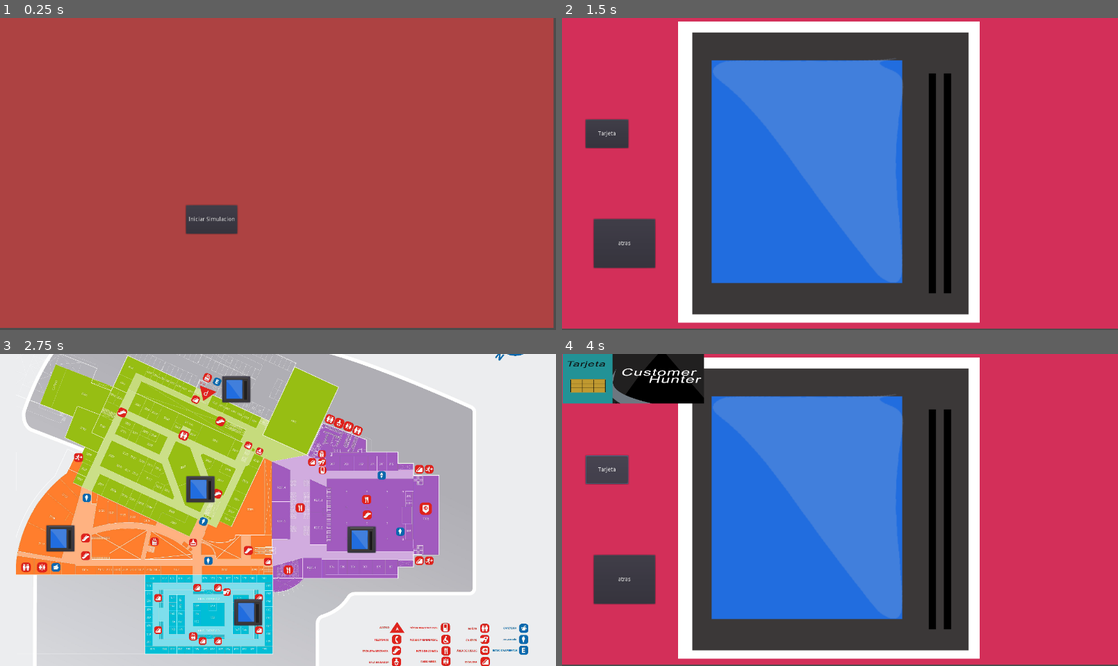
Above: before the commit, frames 1-4 (two rows, left to right).
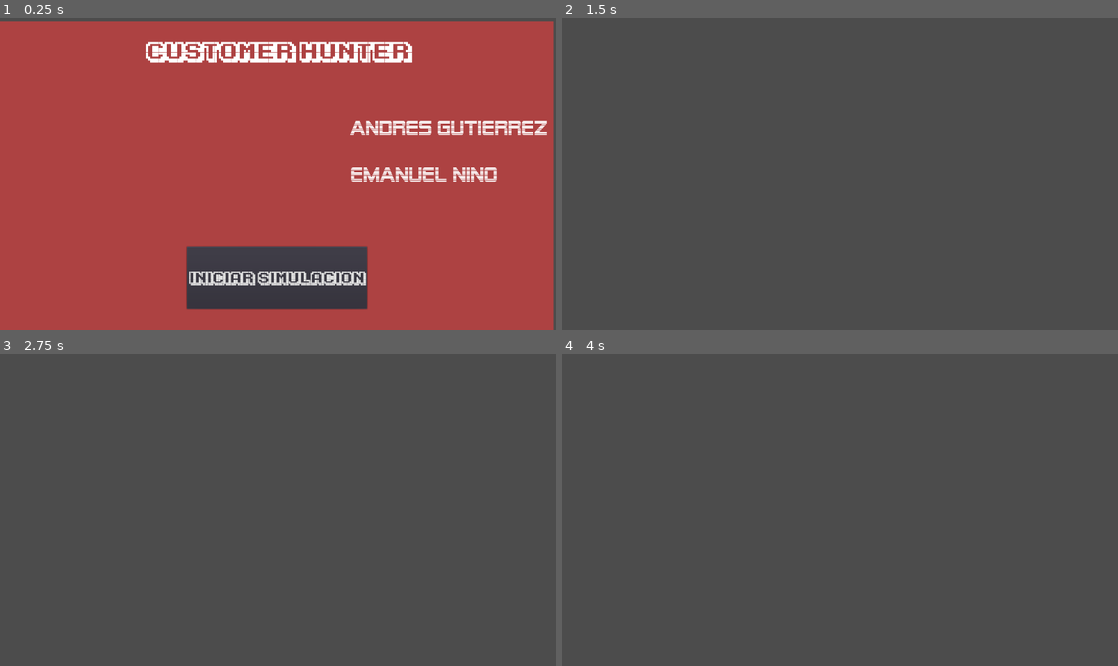
Above: after the commit, the same moments.

Repository: andrsGutirrz/IoT_CustomerHunter
Game: Godot game, scene res://Home.tscn
The game is run twice, just before and just after one commit, with the same random seed, the same clock (stepped at 60 frames per second) and the same inputs.
Inputs (mouse positions are in pixels of both pictures, inside the frame that each line leads up to):
- Up to frame 1 (0.25 s): no input
- Up to frame 2 (1.5 s): click "Iniciar Simulacion" at 0.5 s; click (762, 152) at 1.25 s
- Up to frame 3 (2.75 s): click (61, 578) at 2 s, where only the run before the commit has a clickable "atras"
- Up to frame 4 (4 s): click (623, 538) at 2.77 s; click (606, 469) at 3.5 s, where only the run before the commit has a clickable "Tarjeta"

The runs differ from the first frame. In frame 1, 13% of the frame differs, in the area x 0-100%, y 0-100%; in frame 2, 79%; in frame 3, 99%; in frame 4, 79%.

Commit message:
tratar de mover

Diff:
--- a/Home.tscn
+++ b/Home.tscn
@@ -1,6 +1,32 @@
-[gd_scene load_steps=2 format=2]
+[gd_scene load_steps=7 format=2]
 
 [ext_resource path="res://Home.gd" type="Script" id=1]
+[ext_resource path="res://Fuentes/ka1.ttf" type="DynamicFontData" id=2]
+[ext_resource path="res://Fuentes/Alien-Encounters-Regular.ttf" type="DynamicFontData" id=3]
+
+[sub_resource type="DynamicFont" id=1]
+
+size = 34
+use_mipmaps = false
+use_filter = false
+font_data = ExtResource( 2 )
+_sections_unfolded = [ "Font", "Settings" ]
+
+[sub_resource type="DynamicFont" id=2]
+
+size = 52
+use_mipmaps = false
+use_filter = false
+font_data = ExtResource( 2 )
+_sections_unfolded = [ "Font", "Settings" ]
+
+[sub_resource type="DynamicFont" id=3]
+
+size = 50
+use_mipmaps = true
+use_filter = true
+font_data = ExtResource( 3 )
+_sections_unfolded = [ "Font", "Resource", "Settings" ]
 
 [node name="CanvasLayer" type="CanvasLayer"]
 
@@ -10,6 +36,10 @@
 scale = Vector2( 1, 1 )
 transform = Transform2D( 1, 0, 0, 1, 0, 0 )
 script = ExtResource( 1 )
+__meta__ = {
+"_edit_horizontal_guides_": [ 373.416 ],
+"_edit_vertical_guides_": [ 686.69 ]
+}
 
 [node name="ColorRect" type="ColorRect" parent="." index="0"]
 
@@ -17,10 +47,10 @@
 anchor_top = 0.0
 anchor_right = 0.0
 anchor_bottom = 0.0
+margin_top = 8.0
 margin_right = 1360.0
-margin_bottom = 763.0
+margin_bottom = 771.0
 rect_pivot_offset = Vector2( 0, 0 )
-rect_clip_content = false
 mouse_filter = 0
 mouse_default_cursor_shape = 0
 size_flags_horizontal = 1
@@ -33,17 +63,17 @@
 anchor_top = 0.0
 anchor_right = 0.0
 anchor_bottom = 0.0
-margin_left = 457.0
-margin_top = 461.0
-margin_right = 583.0
-margin_bottom = 531.0
+margin_left = 459.0
+margin_top = 563.0
+margin_right = 902.0
+margin_bottom = 716.0
 rect_pivot_offset = Vector2( 0, 0 )
-rect_clip_content = false
 focus_mode = 2
 mouse_filter = 0
 mouse_default_cursor_shape = 0
 size_flags_horizontal = 1
 size_flags_vertical = 1
+custom_fonts/font = SubResource( 1 )
 toggle_mode = false
 enabled_focus_mode = 2
 shortcut = null
@@ -51,5 +81,72 @@
 text = "Iniciar Simulacion"
 flat = false
 align = 1
+_sections_unfolded = [ "custom_fonts" ]
+
+[node name="Titulo" type="Label" parent="." index="2"]
+
+anchor_left = 0.0
+anchor_top = 0.0
+anchor_right = 0.0
+anchor_bottom = 0.0
+margin_left = 359.0
+margin_top = 52.0
+margin_right = 1007.0
+margin_bottom = 123.0
+rect_pivot_offset = Vector2( 0, 0 )
+mouse_filter = 2
+mouse_default_cursor_shape = 0
+size_flags_horizontal = 1
+size_flags_vertical = 4
+custom_fonts/font = SubResource( 2 )
+text = "Customer Hunter"
+percent_visible = 1.0
+lines_skipped = 0
+max_lines_visible = -1
+_sections_unfolded = [ "custom_fonts" ]
+
+[node name="Andres" type="Label" parent="." index="3"]
+
+anchor_left = 0.0
+anchor_top = 0.0
+anchor_right = 0.0
+anchor_bottom = 0.0
+margin_left = 860.0
+margin_top = 248.0
+margin_right = 1345.0
+margin_bottom = 303.0
+rect_pivot_offset = Vector2( 0, 0 )
+mouse_filter = 2
+mouse_default_cursor_shape = 0
+size_flags_horizontal = 1
+size_flags_vertical = 4
+custom_fonts/font = SubResource( 3 )
+text = "Andres Gutierrez"
+percent_visible = 1.0
+lines_skipped = 0
+max_lines_visible = -1
+_sections_unfolded = [ "custom_fonts" ]
+
+[node name="Ema" type="Label" parent="." index="4"]
+
+anchor_left = 0.0
+anchor_top = 0.0
+anchor_right = 0.0
+anchor_bottom = 0.0
+margin_left = 861.0
+margin_top = 363.0
+margin_right = 1346.0
+margin_bottom = 418.0
+rect_pivot_offset = Vector2( 0, 0 )
+mouse_filter = 2
+mouse_default_cursor_shape = 0
+size_flags_horizontal = 1
+size_flags_vertical = 4
+custom_fonts/font = SubResource( 3 )
+text = "Emanuel Nino"
+percent_visible = 1.0
+lines_skipped = 0
+max_lines_visible = -1
+_sections_unfolded = [ "custom_fonts" ]
 
 [connection signal="pressed" from="Button" to="." method="_on_Button_pressed"]
--- a/Hunter.tscn
+++ b/Hunter.tscn
@@ -1,84 +1,3 @@
-[gd_scene load_steps=4 format=2]
+[gd_scene format=2]
 
-[ext_resource path="res://Hunter.gd" type="Script" id=1]
-[ext_resource path="res://Images/lector.png" type="Texture" id=2]
-[ext_resource path="res://Tarjeta.tscn" type="PackedScene" id=3]
-
-[node name="ColorRect" type="ColorRect" index="0"]
-
-anchor_left = 0.0
-anchor_top = 0.0
-anchor_right = 0.0
-anchor_bottom = 0.0
-margin_right = 1370.0
-margin_bottom = 765.0
-rect_pivot_offset = Vector2( 0, 0 )
-rect_clip_content = false
-mouse_filter = 0
-mouse_default_cursor_shape = 0
-size_flags_horizontal = 1
-size_flags_vertical = 1
-color = Color( 0.828125, 0.184387, 0.350351, 1 )
-script = ExtResource( 1 )
-
-[node name="Sprite" type="Sprite" parent="." index="0"]
-
-position = Vector2( 655.085, 379.702 )
-scale = Vector2( 1.48211, 1.48211 )
-texture = ExtResource( 2 )
-
-[node name="Button" type="Button" parent="." index="1"]
-
-anchor_left = 0.0
-anchor_top = 0.0
-anchor_right = 0.0
-anchor_bottom = 0.0
-margin_left = 78.0
-margin_top = 495.0
-margin_right = 229.0
-margin_bottom = 615.0
-rect_pivot_offset = Vector2( 0, 0 )
-rect_clip_content = false
-focus_mode = 2
-mouse_filter = 0
-mouse_default_cursor_shape = 0
-size_flags_horizontal = 1
-size_flags_vertical = 1
-toggle_mode = false
-enabled_focus_mode = 2
-shortcut = null
-group = null
-text = "atras"
-flat = false
-align = 1
-
-[node name="tarjeta" parent="." index="2" instance=ExtResource( 3 )]
-
-[node name="btnTarjeta" type="Button" parent="." index="3"]
-
-anchor_left = 0.0
-anchor_top = 0.0
-anchor_right = 0.0
-anchor_bottom = 0.0
-margin_left = 58.0
-margin_top = 250.0
-margin_right = 163.0
-margin_bottom = 320.0
-rect_pivot_offset = Vector2( 0, 0 )
-rect_clip_content = false
-focus_mode = 2
-mouse_filter = 0
-mouse_default_cursor_shape = 0
-size_flags_horizontal = 1
-size_flags_vertical = 1
-toggle_mode = false
-enabled_focus_mode = 2
-shortcut = null
-group = null
-text = "Tarjeta"
-flat = false
-align = 1
-
-[connection signal="pressed" from="Button" to="." method="_on_Button_pressed"]
-
-[connection signal="pressed" from="btnTarjeta" to="." method="_on_btnTarjeta_pressed"]
+[node name="Node2D" type="Node2D"]
--- /dev/null
+++ b/KinematicBody2D.gd
@@ -0,0 +1,20 @@
+extends KinematicBody2D
+
+const speed = 100
+
+func _ready():
+	set_fixed_process(true)
+
+
+func _fixed_process(delta):
+	var direction = Vector2(0,0)
+	if ( Input.is_action_pressed("ui_up") ):
+		direction += Vector2(0,-1)
+	if ( Input.is_action_pressed("ui_down") ):
+		direction += Vector2(0,1)
+	if ( Input.is_action_pressed("ui_left") ):
+		direction += Vector2(-1,0)
+	if ( Input.is_action_pressed("ui_right") ):
+		direction += Vector2(1,0)
+
+	move( direction * speed * delta)
--- /dev/null
+++ b/Movimiento.tscn
@@ -0,0 +1,29 @@
+[gd_scene load_steps=3 format=2]
+
+[ext_resource path="res://KinematicBody2D.gd" type="Script" id=1]
+[ext_resource path="res://Images/TimmyBody.png" type="Texture" id=2]
+
+[node name="Node" type="Node" index="0"]
+
+[node name="Persona" type="KinematicBody2D" parent="." index="0"]
+
+position = Vector2( 593.95, 318.285 )
+input_pickable = false
+collision_layer = 1
+collision_mask = 1
+collision/safe_margin = 0.08
+script = ExtResource( 1 )
+__meta__ = {
+"_edit_group_": true
+}
+
+[node name="Sprite" type="Sprite" parent="Persona" index="0"]
+
+position = Vector2( 9.45203, -12.2814 )
+scale = Vector2( 0.214378, 0.200333 )
+texture = ExtResource( 2 )
+
+[node name="CollisionPolygon2D" type="CollisionPolygon2D" parent="Persona" index="1"]
+
+build_mode = 0
+polygon = PoolVector2Array( -33.2795, -27.3577, -20.9658, -69.4624, -15.8021, -71.4484, -14.6105, -64.6958, -13.816, -60.7237, -1.89954, -64.6958, 13.1946, -69.0652, 19.55, -69.0652, 14.3862, -63.9014, 23.1249, -63.5042, 33.4525, -63.1069, 45.7661, -60.3264, 56.491, -49.6017, 59.2714, -42.4518, 60.8603, -34.9047, 49.7383, -39.2741, 44.5745, -40.0685, 43.3828, -33.3159, 50.1355, -21.0022, 44.5745, -9.48303, 40.9996, -0.347076, 25.111, 8.39163, 15.9751, 13.9526, 10.8113, 15.9387, 12.0029, 29.444, 13.5918, 40.1688, 15.5779, 43.7437, 12.7974, 46.9214, 3.66138, 46.127, -2.29675, 46.127, -9.44666, 44.1409, -6.26892, 37.7855, -8.65222, 34.2106, -13.816, 30.2384, -12.2272, 23.0886, -9.44666, 20.308, -6.26892, 22.6913, -4.68005, 16.3359, -3.09119, 11.9666, -6.26892, 8.78885, -9.44666, 4.02228, -17.3909, 4.02228, -23.3491, 0.447327, -20.9658, -9.88022, -15.8021, -9.88022, -18.9798, -13.4551, -21.7603, -15.4412, -27.7185, -11.8663, -30.499, -12.2635, -34.8683, -16.2357, -36.8544, -24.1799 )
--- a/Plano.gd
+++ b/Plano.gd
@@ -16,3 +16,7 @@
 
 func _on_Button_pressed():
 	get_tree().change_scene("res://Hunter.tscn")
+
+
+func _on_Atras_pressed():
+	get_tree().change_scene("res://Home.tscn")
--- a/Plano.tscn
+++ b/Plano.tscn
@@ -4,7 +4,7 @@
 [ext_resource path="res://Images/mall.jpg" type="Texture" id=2]
 [ext_resource path="res://Images/hunter.png" type="Texture" id=3]
 
-[node name="CanvasLayer" type="CanvasLayer"]
+[node name="CanvasLayer" type="CanvasLayer" index="0"]
 
 layer = 1
 offset = Vector2( 0, 0 )
@@ -24,7 +24,6 @@
 margin_right = 1377.0
 margin_bottom = 775.0
 rect_pivot_offset = Vector2( 0, 0 )
-rect_clip_content = false
 mouse_filter = 0
 mouse_default_cursor_shape = 0
 size_flags_horizontal = 1
@@ -49,7 +48,6 @@
 margin_right = 527.0
 margin_bottom = 365.0
 rect_pivot_offset = Vector2( 0, 0 )
-rect_clip_content = false
 focus_mode = 2
 mouse_filter = 0
 mouse_default_cursor_shape = 0
@@ -74,7 +72,6 @@
 margin_right = 183.0
 margin_bottom = 486.0
 rect_pivot_offset = Vector2( 0, 0 )
-rect_clip_content = false
 focus_mode = 2
 mouse_filter = 0
 mouse_default_cursor_shape = 0
@@ -99,7 +96,6 @@
 margin_right = 644.0
 margin_bottom = 668.0
 rect_pivot_offset = Vector2( 0, 0 )
-rect_clip_content = false
 focus_mode = 2
 mouse_filter = 0
 mouse_default_cursor_shape = 0
@@ -124,7 +120,6 @@
 margin_right = 923.0
 margin_bottom = 489.0
 rect_pivot_offset = Vector2( 0, 0 )
-rect_clip_content = false
 focus_mode = 2
 mouse_filter = 0
 mouse_default_cursor_shape = 0
@@ -149,7 +144,6 @@
 margin_right = 615.0
 margin_bottom = 119.0
 rect_pivot_offset = Vector2( 0, 0 )
-rect_clip_content = false
 focus_mode = 2
 mouse_filter = 0
 mouse_default_cursor_shape = 0
@@ -163,6 +157,30 @@
 flat = false
 align = 1
 
+[node name="Atras" type="Button" parent="." index="7"]
+
+anchor_left = 0.0
+anchor_top = 0.0
+anchor_right = 0.0
+anchor_bottom = 0.0
+margin_left = 110.0
+margin_top = 706.0
+margin_right = 182.0
+margin_bottom = 735.0
+rect_pivot_offset = Vector2( 0, 0 )
+focus_mode = 2
+mouse_filter = 0
+mouse_default_cursor_shape = 0
+size_flags_horizontal = 1
+size_flags_vertical = 1
+toggle_mode = false
+enabled_focus_mode = 2
+shortcut = null
+group = null
+text = "Atras"
+flat = false
+align = 1
+
 [connection signal="pressed" from="a" to="." method="_on_Button_pressed"]
 
 [connection signal="pressed" from="b" to="." method="_on_Button_pressed"]
@@ -172,3 +190,5 @@
 [connection signal="pressed" from="d" to="." method="_on_Button_pressed"]
 
 [connection signal="pressed" from="e" to="." method="_on_Button_pressed"]
+
+[connection signal="pressed" from="Atras" to="." method="_on_Atras_pressed"]
Binary file added: Fuentes/Alien-Encounters-Regular.ttf
Binary file added: Fuentes/ka1.ttf
Binary file added: Images/Gollo-1.jpg
Not shown, added: Images/Gollo-1.jpg.import
Binary file added: Images/TimmyBody.png
Not shown, added: Images/TimmyBody.png.import
Binary file added: Images/ToysNotifica.jpeg
Not shown, added: Images/ToysNotifica.jpeg.import
Binary file added: Images/cinepolis.png
Not shown, added: Images/cinepolis.png.import
Binary file added: Images/telefonoGollo.png
Not shown, added: Images/telefonoGollo.png.import
(and 4 more such lines)
